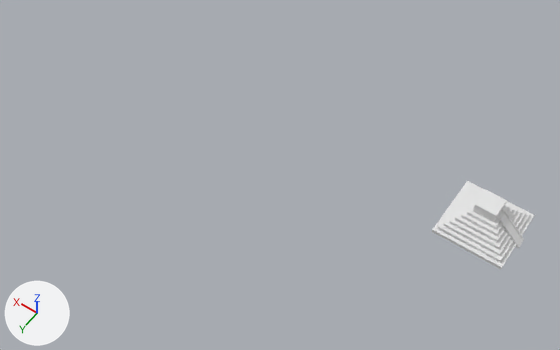
The Blender file MayanPyramid.blend: old version first, new version second.
Before and after are seen from a camera (50 mm lens) standing at (-24.2, 127.1, 171.6) and looking at (44.9, 30.4, 19.6). Lighting does not change. The marker at lower left points along +X, +Y and +Z. Mesh edges are drawn as thin lines on the coarser meshes.

The first picture shows 'Pyramid'.
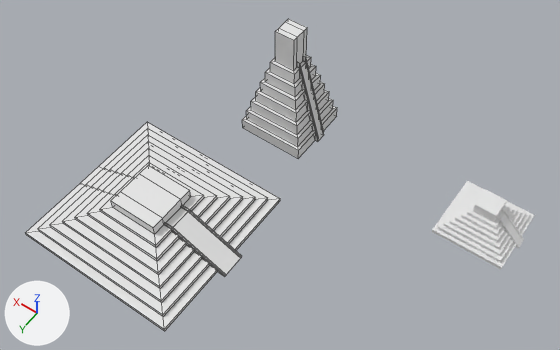
Where the change shows, as pixel boxes [x1, y1, x2, y2] in the pictures (560 x 350 px):
'Pyramid.001', added: after [26, 122, 280, 331]
'Pyramid.002', added: after [242, 19, 337, 159]

What the commit changed:
Mesh me_cube_001 is new.
It has 152 vertices, 141 faces and spans x 2.05..4.15, y -1.0..1.0, z 0.0..9.97.
It uses material mat_material (white #e7e7e7).
Mesh me_cube_002 is new.
It has 152 vertices, 141 faces and spans x 5.2..7.3, y -1.0..1.0, z 0.0..9.97.
It uses material mat_material (white #e7e7e7).
Object 'Pyramid.001' (ob_pyramid_001) is new; it shows me_cube_001.
Its location is (-3.1, 49.1, 0.0).
Its scale is (24.0, 24.0, 1.0).
Object 'Pyramid.002' (ob_pyramid_002) is new; it shows me_cube_002.
Its location is (0.0, 0.0, 0.0).
Its scale is (10.0, 10.0, 3.6).
